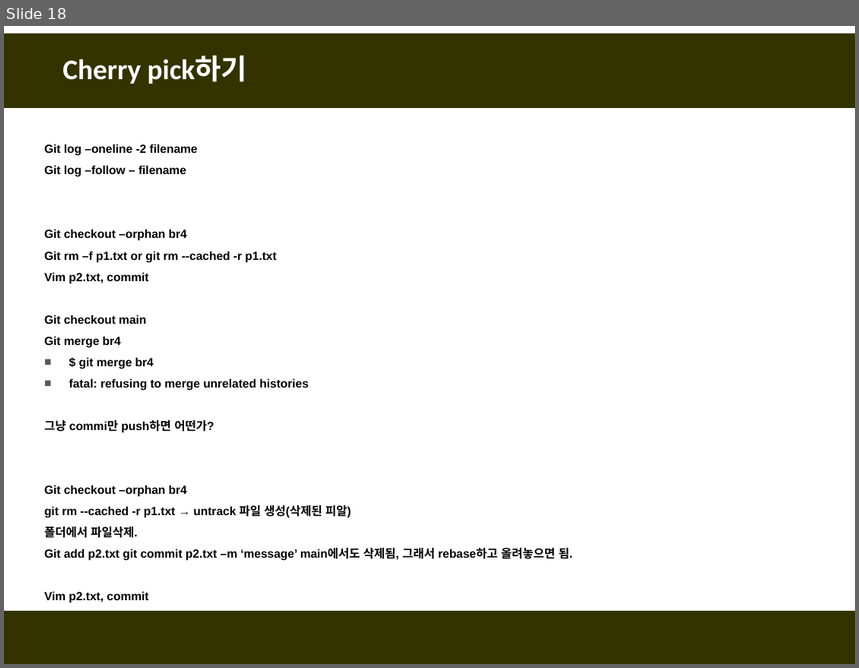
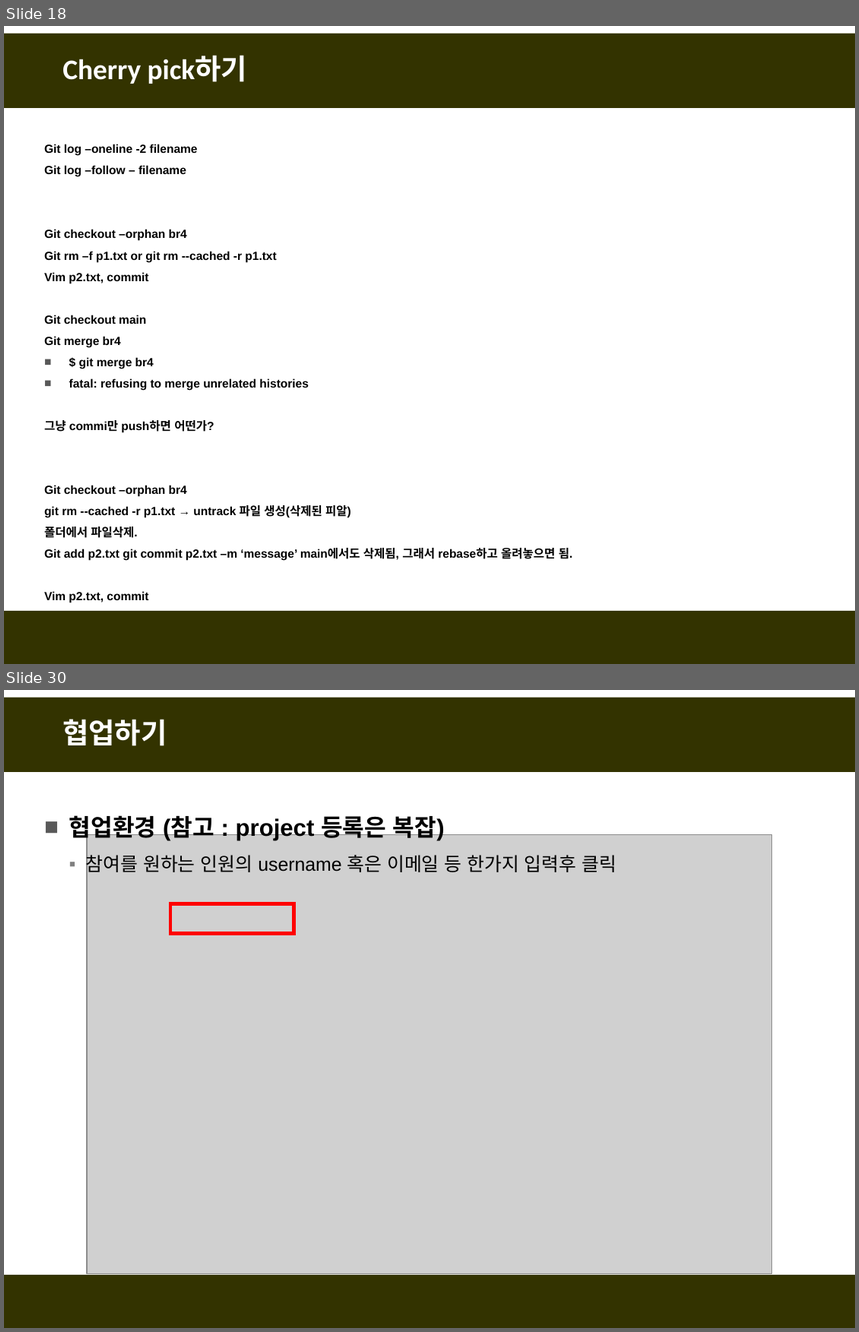
Before and after one commit to fasthill/github-lecture, a slide deck: git및github첫걸음6-정리중.pptx. Shown one above the other, each under a label of ours: slide 18 before the commit, slides 18 and 30 after it; the slides between them are not shown. The pictures are 859x668 and 859x1332 pixels, drawn with LibreOffice and Linux fonts; fonts in the diff are those of the drawing; grey boxes stand for pictures. Boxes give left, top, right and bottom in pixels: in the first picture for what was removed or moved away, otherwise in the second. Text is boxed around its words. In the diff, an @@ line names an element or a change of style, - is before the commit and + after.

```diff
--- a/git및github첫걸음6-정리중.pptx
+++ b/git및github첫걸음6-정리중.pptx
@@ slide 30 added at [4,690,855,1328], background #FFFFFF; not listed: 2 template elements that a slide beside it also shows @@
@@ title added at [63,719,167,746], 24 pt, text #FFFFFF, bold @@
+협업하기
@@ text added at [69,812,617,876], 16 pt, text #000000 @@
+■ 협업환경 (참고 : project 등록은 복잡)
+  ▪ 참여를 원하는 인원의 username 혹은 이메일 등 한가지 입력후 클릭
@@ picture added at [87,834,772,1274] @@
@@ rectangle added at [171,904,294,933], outline #FF0000 3 pt @@
```
Also in this commit, not shown: 15 other slides added.
